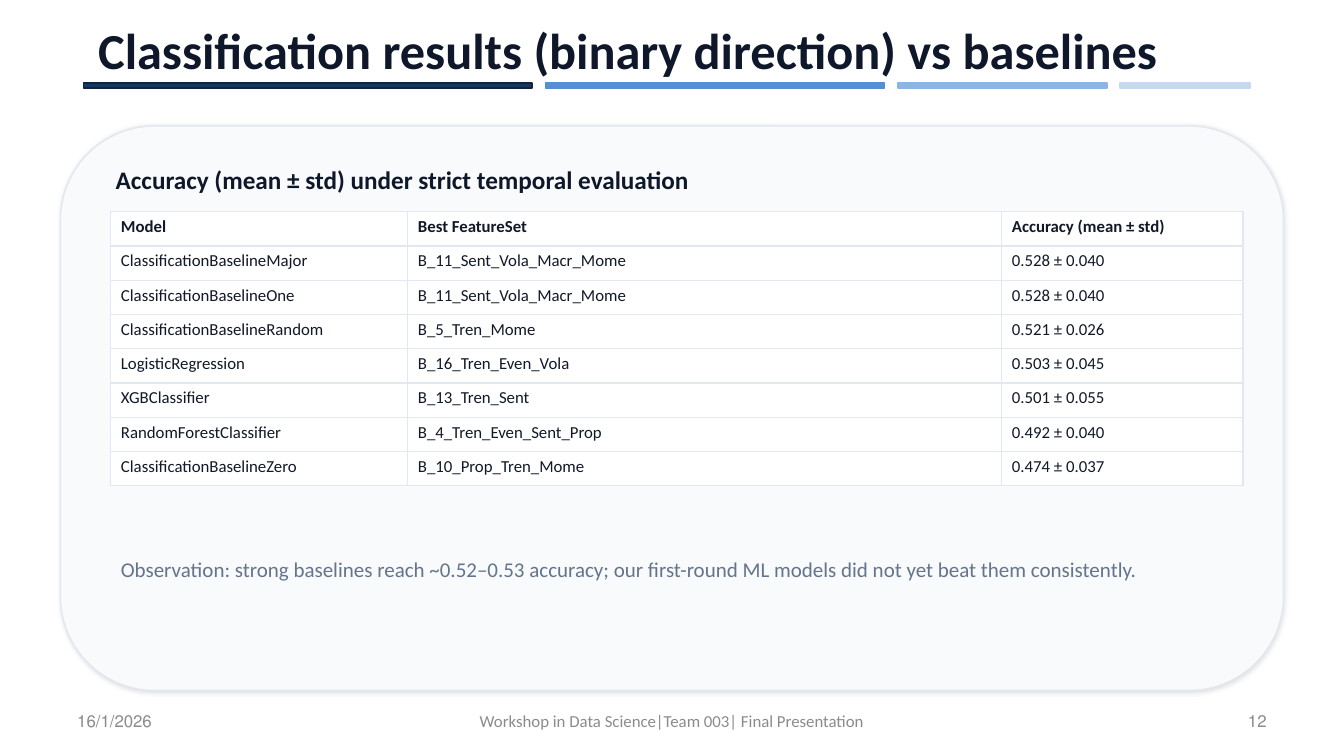
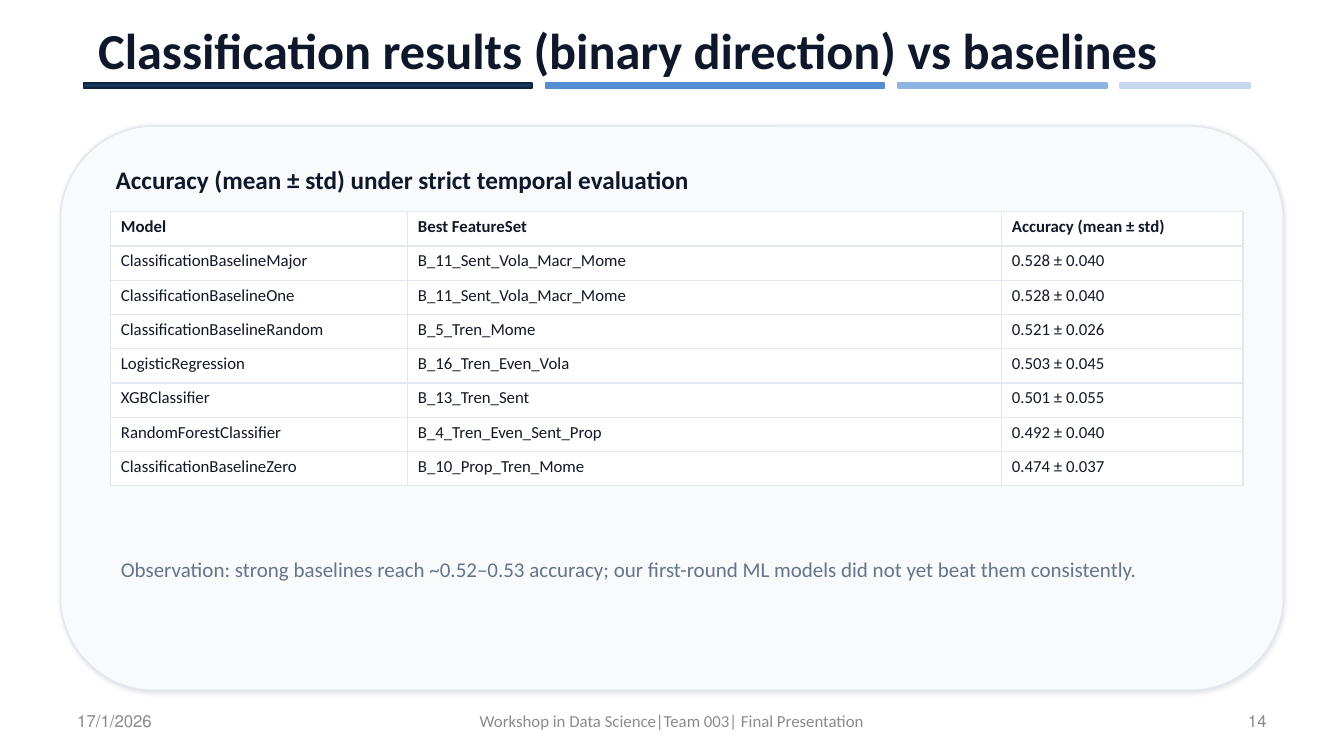
Before and after one commit to itaymutzafi/data-science-project, a slide deck: slide 14 of literature/Final_Presentation/Final_Presentation.pptx (slide 12 before the commit). Drawn at 1344x756 pixels with LibreOffice and Linux fonts; fonts in the diff are those of the drawing; background and template pictures are left out. Boxes give left, top, right and bottom in pixels: in the first picture for what was removed or moved away, otherwise in the second. Text is boxed around its words. In the diff, an @@ line names an element or a change of style, - is before the commit and + after.

```diff
--- a/literature/Final_Presentation/Final_Presentation.pptx
+++ b/literature/Final_Presentation/Final_Presentation.pptx
@@ text at [77,715,152,728]: text changed @@
-16/1/2026
+17/1/2026
@@ page number at [1248,715,1267,727]: text changed @@
-12
+14
```
Also in this commit, not shown: 13 other slides changed, 2 slides added, 5 other files.
